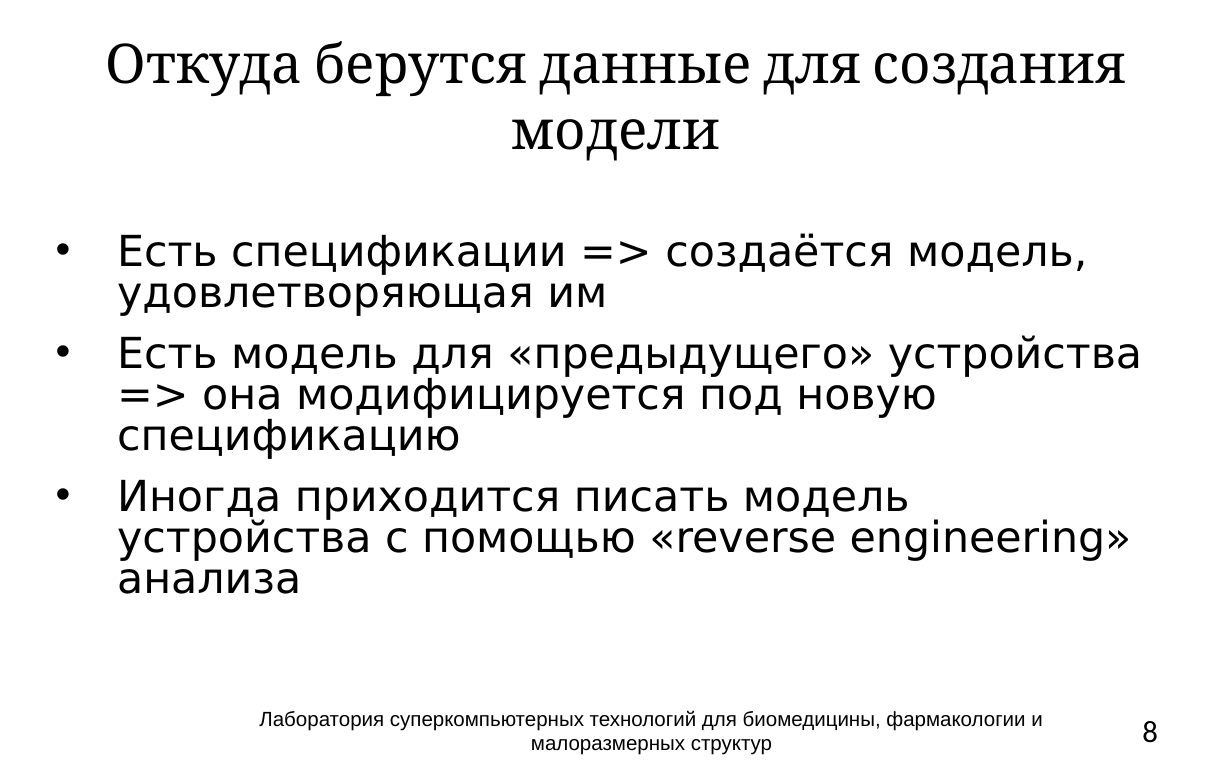
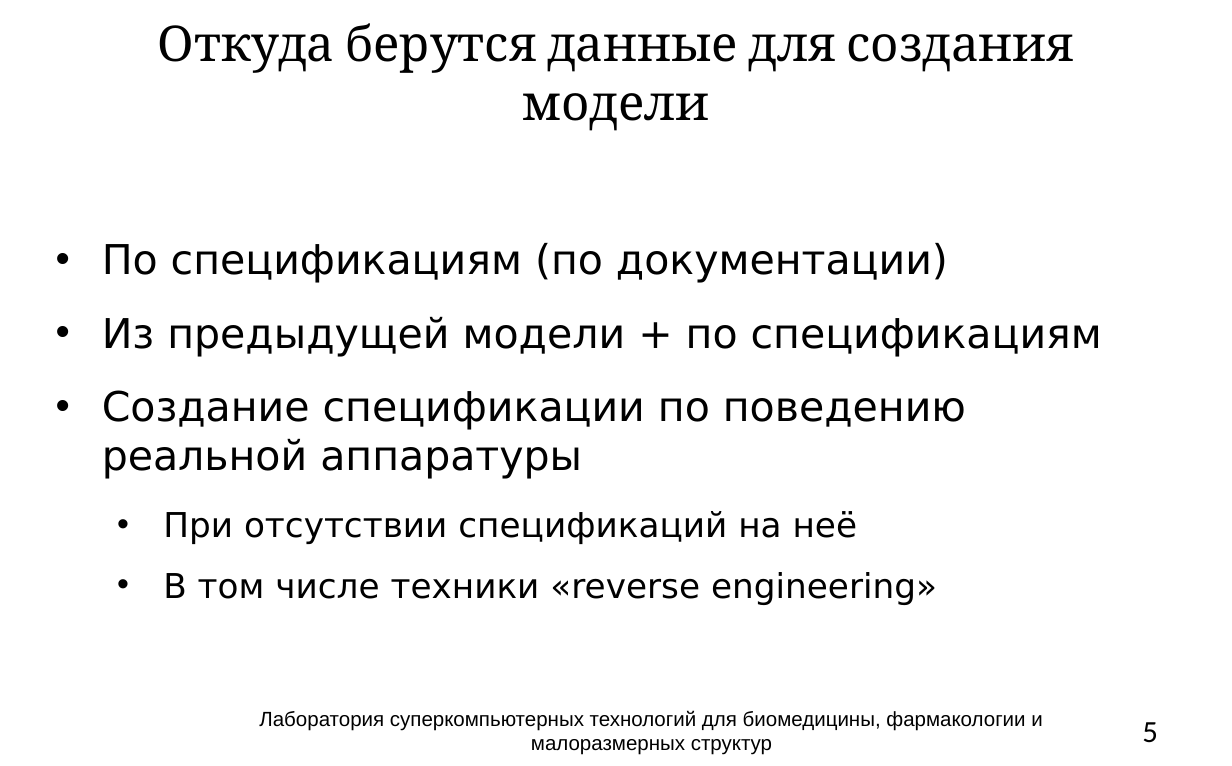
Before and after one commit to atakua/simlectures-archive, a slide deck: slide 5 of lecture02-what-to-simulate/lecture02-common-questions.pptx (slide 8 before the commit). Drawn at 1232x766 pixels with LibreOffice and Linux fonts; fonts in the diff are those of the drawing; background and template pictures are left out. Boxes give left, top, right and bottom in pixels: in the first picture for what was removed or moved away, otherwise in the second. Text is boxed around its words. In the diff, an @@ line names an element or a change of style, - is before the commit and + after.

```diff
--- a/lecture02-what-to-simulate/lecture02-common-questions.pptx
+++ b/lecture02-what-to-simulate/lecture02-common-questions.pptx
@@ title "Откуда берутся данные для создания ..." at (x1=158, y1=23, x2=1074, y2=131): size 32 to 28.8 pt @@
@@ text at (x1=102, y1=243, x2=1102, y2=605): text changed; size 25 to 24 pt @@
-• Есть спецификации => создаётся модель, удовлетворяющая им
-• Есть модель для «предыдущего» устройства => она модифицируется под новую спецификацию
-• Иногда приходится писать модель устройства с помощью «reverse engineering» анализа
+• По спецификациям (по документации)
+• Из предыдущей модели + по спецификациям
+• Создание спецификации по поведению реальной аппаратуры
+  • При отсутствии спецификаций на неё
+  • В том числе техники «reverse engineering»
@@ page number at (x1=1142, y1=722, x2=1158, y2=743): text changed @@
-8
+5
```
Also in this commit, not shown: 15 other slides changed, 1 slide added, 4 slides removed, 1 other file.
